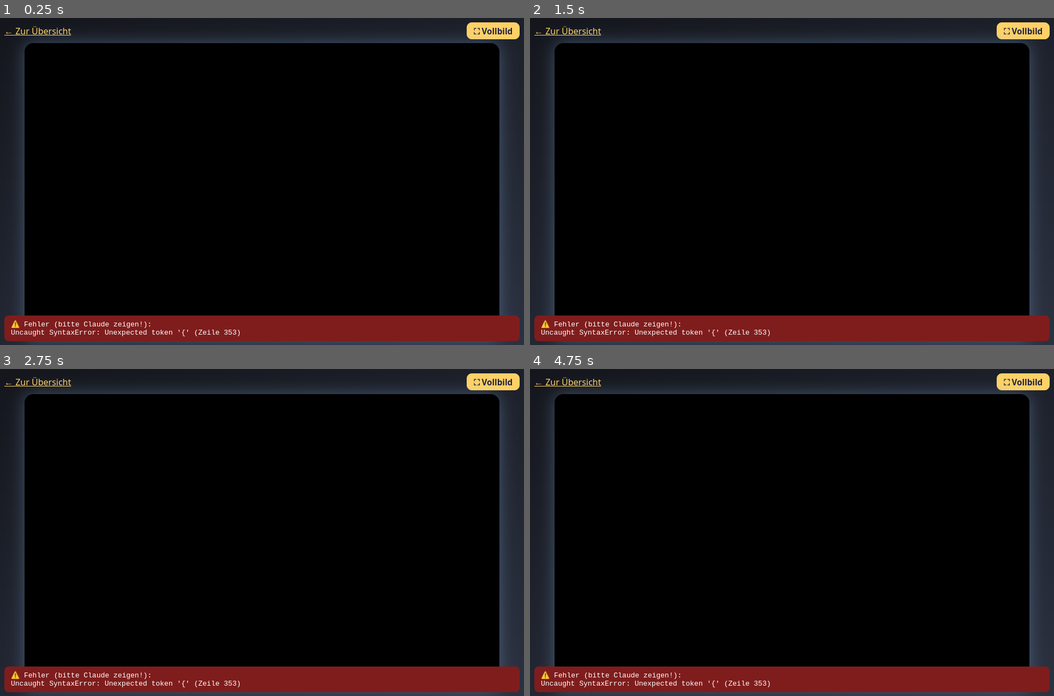
Above: before the commit, frames 1-4 (two rows, left to right).
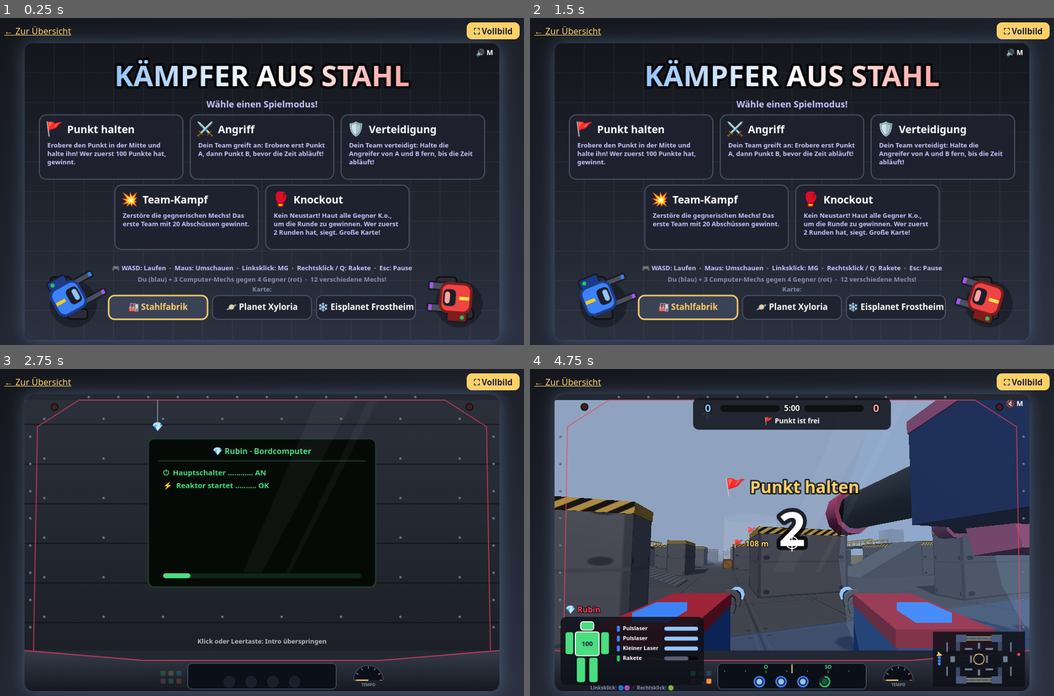
Above: after the commit, the same moments.

Repository: daBONDi/saibot-gamedev
Game: browser game, page spiele/kaempfer/index.html
Two runs of this game, one before a commit and one after it. Both use one fixed random seed, a clock stepped at 60 frames per second and the inputs below.
Inputs (mouse positions are in pixels of both pictures, inside the frame that each line leads up to):
- Up to frame 1 (0.25 s): no input
- Up to frame 2 (1.5 s): click (792, 191) at 0.27 s; click (792, 220) at 1.07 s; tap C at 1.17 s; tap R at 1.37 s
- Up to frame 3 (2.75 s): tap one key every 0.2 s from 1.57 s: A N E Enter M O; click (167, 512) at 1.67 s; click (209, 450) at 1.77 s, where only the run after the commit has a clickable "⚖️ Medium"; press the mouse at (356, 496) at 2.27 s; release the mouse at (262, 483) at 2.4 s
- Up to frame 4 (4.75 s): tap one key every 0.2 s from 2.77 s: I S T Enter B U I L D Enter; click (865, 601) at 2.87 s; click (671, 617) at 3.47 s; press the mouse at (792, 483) at 4.07 s; release the mouse at (744, 646) at 4.2 s; click (933, 555) at 4.67 s

The runs differ from the first frame. In frame 1, 81% of the frame differs, in the area x 0-100%, y 7-99%; in frame 2, 81%; in frame 3, 65%; in frame 4, 82%.
Error before the commit: SyntaxError: Unexpected token '{'

Commit message:
Auto-Save 2026-11-20 18:52

Diff:
--- a/spiele/kaempfer/index.html
+++ b/spiele/kaempfer/index.html
@@ -93,6 +93,6 @@
     addEventListener('unhandledrejection', e => zeigeFehler(String(e.reason && e.reason.stack || e.reason).split('\n').slice(0, 2).join(' ')));
   </script>
   <!-- ?v=... ändern, damit der Browser sicher die neue Version lädt -->
-  <script type="module" src="spiel.js?v=9"></script>
+  <script type="module" src="spiel.js?v=10"></script>
 </body>
 </html>
--- a/spiele/kaempfer/spiel.js
+++ b/spiele/kaempfer/spiel.js
@@ -350,6 +350,7 @@
       { x: 1760, y: 480, w: 80, h: 200, art: 'kristall', auchUnten: true },
       { x: 1780, y: 980, w: 40, h: 40, art: 'stein' },
     ],
+  },
   {
     id: 'eis', name: 'Eisplanet Frostheim', emoji: '❄️',
     links: [
@@ -845,8 +846,10 @@
   for (const m of mechs) { spawnen(m); m.g3 = baueMech(m); szene.add(m.g3.gruppe); }
   baueZiele();
   baueWaffen(meinMech);
-  countdown = 3.99;
+  countdown = 0;
   zustand = 'spiel';
+  if (intro) for (const s of intro.schiffe) szene.remove(s.gruppe);   // Altes Intro wegräumen
+  introStarten();   // 🎬 Erst das Intro, danach der Countdown
   mausFangen();
 }
 
@@ -1536,6 +1539,7 @@
   for (const t of trefferRichtungen) t.t -= dt;
   trefferRichtungen = trefferRichtungen.filter(t => t.t > 0);
   if (zustand !== 'spiel' || pause) return;
+  if (intro) { updateIntro(dt); return; }   // 🎬 Intro läuft
 
   if (countdown > 0) {   // 3 ... 2 ... 1 ... LOS!
     const vorher = Math.ceil(countdown);
@@ -2046,12 +2050,12 @@
   }
   schneeHaufen(g, cx, cz, r.w * 0.7, 14, r.h * 0.7);
 }
-function tanne(g, x, z, groesse) {   // Tannenbaum mit Schnee
+function tanne(g, x, z, groesse, boden = 0) {   // Tannenbaum mit Schnee (boden: steht er auf einem Hügel?)
   const stamm = new THREE.Mesh(new THREE.CylinderGeometry(4 * groesse, 5 * groesse, 20 * groesse, 6), new THREE.MeshStandardMaterial({ color: '#5b3a24' }));
-  stamm.position.set(x, 10 * groesse, z);
+  stamm.position.set(x, boden + 10 * groesse, z);
   g.add(stamm);
   for (let i = 0; i < 3; i++) {
-    const r = (34 - i * 9) * groesse, h = 40 * groesse, y = (26 + i * 26) * groesse;
+    const r = (34 - i * 9) * groesse, h = 40 * groesse, y = boden + (26 + i * 26) * groesse;
     const ast = new THREE.Mesh(new THREE.ConeGeometry(r, h, 7), tanneMat);
     ast.position.set(x, y + h / 2, z);
     ast.castShadow = true;
@@ -2139,8 +2143,6 @@
       g.add(m);
     }
   });
-  // Tannen auf dem Hügel stehen oben drauf
-  g.children.forEach(o => { if (o.userData.aufHuegel) o.position.y += o.userData.aufHuegel; });
 
   // Rand der Arena: Schneewall
   for (let x = 0; x <= WELT_B; x += 90) for (const y of [-40, WELT_H + 40]) schneeHaufen(g, x, y, 60 + z() * 20, 40 + z() * 30, 40);
@@ -2727,6 +2729,235 @@
   waffen.traverse(o => { o.renderOrder = 10; });
 }
 baueWaffen(meinMech);
+
+// =====================================================================
+// ===== 🎬 Das Intro: Mech hochfahren und Abwurf aus dem Raumschiff =====
+// =====================================================================
+// Ablauf (in Sekunden):
+//   0   bis 3.8   Der Pilot fährt den Mech hoch (der Sichtschutz vor dem Fenster ist noch zu)
+//   3.8 bis 4.6   Der Sichtschutz geht auf – du hängst unter einem Raumschiff hoch in der Luft!
+//   4.6 bis 8.6   Das Raumschiff fliegt runter
+//   8.6           RUMMS! Gelandet. Kurz danach gehen die Klammern auf
+//   9.3 bis 12    Das Raumschiff fliegt weg
+// Mit Klick oder Leertaste kann man das Intro überspringen.
+const INTRO = { hochfahren: 3.8, aufgehen: 4.6, landen: 8.6, loslassen: 9.3, ende: 12 };
+const ABWURF_HOEHE = 650;
+let intro = null;
+
+function bootZeilen(typ) {   // Was der Bordcomputer beim Hochfahren anzeigt
+  return [
+    '⏻  Hauptschalter ............ AN',
+    '⚡  Reaktor startet .......... OK',
+    '🔧  Hydraulik ................ OK',
+    '🦿  Beine und Arme ........... OK',
+    `🎯  Waffen-Slots ${typ.slots.map(s => SLOT_ARTEN[s.art].punkt).join('')} ..... OK`,
+    '📡  Funk zum Team ............ OK',
+    '🛡️  Panzerung ............... 100%',
+    `✅  ${typ.name.toUpperCase()} IST BEREIT!`,
+  ];
+}
+
+// Das Raumschiff (vorne ist +x, wie beim Mech). Unten hängen zwei Klammern, die den Mech festhalten.
+const flammenMat = new THREE.MeshBasicMaterial({ color: '#ff9f43', transparent: true, opacity: 0.85, blending: THREE.AdditiveBlending, depthWrite: false });
+const glasMat = new THREE.MeshStandardMaterial({ color: '#7dd3fc', emissive: '#0ea5e9', emissiveIntensity: 0.6, roughness: 0.1, metalness: 0.3 });
+function baueLandeschiff(m) {
+  const T = TEAMS[m.team];
+  const rumpfMat = metall('#9aa3b5'), teamMat = metall(T.farbe), dunkel = metall(T.dunkel);
+  const g = new THREE.Group();
+  // Rumpf, Nase und Cockpit-Fenster
+  g.add(klotz(140, 26, 54, rumpfMat, 0, 13, 0));
+  g.add(klotz(141, 5, 55, teamMat, 0, 18, 0));                        // Streifen in der Team-Farbe
+  g.add(schraeg(klotz(46, 20, 44, rumpfMat, 84, 10, 0), 0.25));      // Nase
+  g.add(schraeg(klotz(28, 6, 34, glasMat, 64, 26, 0), -0.15));       // Cockpit-Fenster
+  g.add(klotz(70, 12, 36, dunkel, -14, 32, 0));                      // Buckel oben
+  g.add(klotz(32, 34, 4, teamMat, -56, 44, 0));                      // Heckflosse
+  // Flügel mit Lichtern an den Spitzen (links rot, rechts grün – wie bei echten Flugzeugen)
+  const lichter = [];
+  for (const s of [-1, 1]) {
+    g.add(klotz(60, 5, 72, rumpfMat, -12, 14, s * 62));
+    g.add(klotz(61, 2, 30, teamMat, -12, 17, s * 80));
+    const l = klotz(7, 5, 7, leucht(s < 0 ? '#ff3b3b' : '#4ade80'), -12, 14, s * 99);
+    g.add(l); lichter.push(l);
+  }
+  // Düsen: zwei zeigen nach unten (zum Schweben), zwei nach hinten (zum Wegfliegen)
+  const flammenUnten = [], flammenHinten = [];
+  for (const s of [-1, 1]) {
+    const d = new THREE.Mesh(new THREE.CylinderGeometry(9, 11, 14, 12), dunkel);
+    d.position.set(-12, 5, s * 62);
+    g.add(d);
+    const f = new THREE.Mesh(new THREE.ConeGeometry(8, 36, 10), flammenMat);
+    f.rotation.x = Math.PI;   // Spitze zeigt nach unten
+    f.position.set(-12, -20, s * 62);
+    g.add(f); flammenUnten.push(f);
+    g.add(rohr(9, 18, dunkel, -78, 14, s * 16));
+    const fh = new THREE.Mesh(new THREE.ConeGeometry(8, 40, 10), flammenMat);
+    fh.rotation.z = Math.PI / 2;   // Spitze zeigt nach hinten
+    fh.position.set(-107, 14, s * 16);
+    g.add(fh); flammenHinten.push(fh);
+  }
+  // Die Klammern, die den Mech halten
+  const klammern = [];
+  for (const s of [-1, 1]) {
+    const k = new THREE.Group();
+    k.position.set(0, 0, s * 20);
+    k.add(klotz(7, 36, 7, dunkel, 0, -18, 0));
+    k.add(klotz(18, 6, 12, teamMat, 0, -36, -s * 3));
+    k.add(klotz(4, 4, 4, leucht('#ffd166'), 0, -8, s * 4));
+    g.add(k); klammern.push({ k, s });
+  }
+  g.traverse(o => { if (o.isMesh && o.material !== flammenMat) o.castShadow = true; });
+  g.scale.setScalar(m.typ.groesse);
+  g.rotation.y = -m.zielWinkel;
+  return { gruppe: g, klammern, flammenUnten, flammenHinten, lichter };
+}
+
+function introStarten() {
+  intro = { t: 0, zeile: -1, schiffe: [], gelandet: false, losgelassen: false, rumpel: 0, zeilen: bootZeilen(spieler.typ) };
+  for (const m of mechs) {
+    const s = baueLandeschiff(m);
+    szene.add(s.gruppe);
+    intro.schiffe.push({ m, ...s, weg: { x: 0, h: 0, v: 0 } });
+  }
+  blick.hoch = 0;
+  introPositionen();
+}
+// Wo sind Mechs und Raumschiffe gerade?
+function introPositionen() {
+  const t = intro.t;
+  const k = begrenzt((t - INTRO.aufgehen) / (INTRO.landen - INTRO.aufgehen), 0, 1);
+  const runter = 1 - Math.pow(1 - k, 3);   // Am Anfang schnell, zum Schluss ganz sanft
+  for (const s of intro.schiffe) {
+    const m = s.m, gr = m.typ.groesse;
+    const boden = standHoehe(m.x, m.y, 0);
+    const schwanken = (1 - k) * Math.sin(t * 1.3 + m.nr) * 6;
+    m.z = boden + ABWURF_HOEHE * (1 - runter);
+    m.vz = 0;
+    // Das Raumschiff: erst direkt über dem Mech, dann fliegt es nach vorne oben weg
+    const vx = Math.cos(m.zielWinkel), vy = Math.sin(m.zielWinkel);
+    const ueber = m.z + 125 * gr + s.weg.h;
+    s.gruppe.position.set(m.x + vx * s.weg.x + schwanken, ueber, m.y + vy * s.weg.x);
+    s.gruppe.rotation.z = Math.min(0.35, s.weg.h / 300);   // Nase hoch beim Wegfliegen
+    // Flammen flackern
+    const flacker = 0.8 + Math.random() * 0.4;
+    for (const f of s.flammenUnten) f.scale.set(1, flacker * (s.weg.v > 0 ? 0.6 : 1.2), 1);
+    for (const f of s.flammenHinten) f.scale.set(1, flacker * (s.weg.v > 0 ? 1.6 : 0.3), 1);
+    for (const l of s.lichter) l.visible = Math.sin(zeit * 6 + m.nr) > 0;
+    // Klammern gehen auf
+    const auf = begrenzt((t - INTRO.landen - 0.3) / 0.4, 0, 1);
+    for (const { k: kl, s: seite } of s.klammern) kl.rotation.x = -seite * auf * 0.9;
+  }
+}
+function updateIntro(dt) {
+  const t0 = intro.t;
+  intro.t += dt;
+  const t = intro.t;
+  // Hochfahren: eine Zeile nach der anderen
+  const zeile = Math.min(intro.zeilen.length - 1, Math.floor(t / (INTRO.hochfahren - 0.3) * intro.zeilen.length));
+  if (zeile !== intro.zeile && t < INTRO.hochfahren) {
+    intro.zeile = zeile;
+    if (zeile === 0) ton(80, 0, 1.2, 'sawtooth', 0.06, 500);   // Wuuuuummm – der Reaktor läuft an
+    else if (zeile === intro.zeilen.length - 1) { ton(660, 0, 0.12, 'square', 0.07); ton(990, 0.13, 0.25, 'square', 0.07); }
+    else ton(880 + zeile * 60, 0, 0.06, 'square', 0.05);
+  }
+  if (t0 < INTRO.hochfahren && t >= INTRO.hochfahren) { rauschen(0, 0.8, 0.08, 1200); ton(200, 0, 0.8, 'sawtooth', 0.04, 90); }   // Sichtschutz fährt hoch
+  // Triebwerke brummen
+  intro.rumpel -= dt;
+  if (intro.rumpel <= 0 && t > INTRO.hochfahren && t < INTRO.ende - 0.5) {
+    intro.rumpel = 0.4;
+    rauschen(0, 0.5, t < INTRO.loslassen ? 0.06 : 0.1, 500);
+  }
+  // Gelandet: RUMMS!
+  if (!intro.gelandet && t >= INTRO.landen) {
+    intro.gelandet = true;
+    wackeln = 9;
+    sound.boom(0.6); sound.schritt(2);
+    const staub = karte.id === 'eis' ? '#ffffff' : karte.id === 'planet' ? '#b9a7d6' : '#9a9a9a';
+    for (const m of mechs) for (let i = 0; i < 14; i++) {
+      const a = i / 14 * Math.PI * 2;
+      partikel.push({ x: m.x + Math.cos(a) * 20, y: m.y + Math.sin(a) * 20, h: m.z + 5, vh: 30 + Math.random() * 40, vx: Math.cos(a) * 160, vy: Math.sin(a) * 160, t: 1.2, max: 1.2, farbe: staub, rauch: true });
+    }
+  }
+  if (!intro.losgelassen && t >= INTRO.landen + 0.3) {   // Klack-klack: die Klammern gehen auf
+    intro.losgelassen = true;
+    ton(300, 0, 0.05, 'square', 0.08); ton(220, 0.12, 0.05, 'square', 0.08);
+  }
+  // Das Raumschiff fliegt weg
+  if (t >= INTRO.loslassen) {
+    if (intro.schiffe[0] && intro.schiffe[0].weg.v === 0) { ton(120, 0, 1.6, 'sawtooth', 0.06, 600); rauschen(0, 1.5, 0.12, 2500); }
+    for (const s of intro.schiffe) {
+      s.weg.v += 500 * dt;
+      s.weg.h += s.weg.v * 0.7 * dt;
+      s.weg.x += s.weg.v * dt;
+    }
+  }
+  // Wohin schaut der Pilot? Erst geradeaus, beim Runterfliegen etwas nach unten, dann dem Raumschiff hinterher
+  const zielHoch = t < INTRO.aufgehen ? 0 : t < INTRO.landen ? -0.22 : t < INTRO.ende - 0.8 ? 0.32 : 0;
+  blick.hoch += (zielHoch - blick.hoch) * Math.min(1, dt * 2.5);
+  blick.links = spieler.zielWinkel;
+  introPositionen();
+  if (t >= INTRO.ende) introBeenden();
+}
+function introBeenden() {
+  if (!intro) return;
+  for (const s of intro.schiffe) szene.remove(s.gruppe);
+  for (const m of mechs) { m.z = standHoehe(m.x, m.y, 0); m.vz = 0; }
+  intro = null;
+  blick.hoch = 0;
+  countdown = 3.99;
+}
+
+// Die Anzeige während des Intros (vorne auf dem HUD)
+function zeichneIntro() {
+  const t = intro.t, typ = spieler.typ;
+  // Der Sichtschutz: Metallplatten vor dem Fenster, die am Ende nach oben fahren
+  const offen = begrenzt((t - INTRO.hochfahren) / (INTRO.aufgehen - INTRO.hochfahren), 0, 1);
+  if (offen < 1) {
+    const y0 = -H * offen * offen;
+    const g = ctx.createLinearGradient(0, y0, 0, y0 + H);
+    g.addColorStop(0, '#2b303b'); g.addColorStop(1, '#1a1d24');
+    ctx.fillStyle = g; ctx.fillRect(0, y0, W, H);
+    ctx.fillStyle = 'rgba(0,0,0,0.35)';
+    for (let y = 60; y < H; y += 80) ctx.fillRect(0, y0 + y, W, 3);   // Fugen zwischen den Platten
+    for (let y = 60; y < H; y += 80) for (let x = 40; x < W; x += 120) niete(x, y0 + y - 10);
+    // Warnstreifen unten am Sichtschutz
+    ctx.save(); ctx.beginPath(); ctx.rect(0, y0 + H - 22, W, 22); ctx.clip();
+    for (let x = -40; x < W + 40; x += 40) {
+      ctx.fillStyle = '#ffd166'; ctx.beginPath();
+      ctx.moveTo(x, y0 + H); ctx.lineTo(x + 20, y0 + H); ctx.lineTo(x + 42, y0 + H - 22); ctx.lineTo(x + 22, y0 + H - 22); ctx.fill();
+    }
+    ctx.restore();
+    // Der Bildschirm des Bordcomputers
+    const bx = W / 2 - 230, by = y0 + 90, bw = 460, bh = 300;
+    ctx.fillStyle = '#050a07'; rr(bx, by, bw, bh, 12); ctx.fill();
+    ctx.strokeStyle = '#1f3d2a'; ctx.lineWidth = 3; ctx.stroke();
+    text(`${typ.emoji} ${typ.name} · Bordcomputer`, W / 2, by + 26, 16, '#4ade80', 'center', false);
+    ctx.fillStyle = '#1f3d2a'; ctx.fillRect(bx + 20, by + 44, bw - 40, 2);
+    for (let i = 0; i <= Math.max(-1, intro.zeile); i++) {
+      const fertig = i === intro.zeilen.length - 1;
+      text(intro.zeilen[i], bx + 30, by + 70 + i * 26, 15, fertig ? '#ffd166' : '#4ade80', 'left', false);
+    }
+    if (Math.sin(t * 12) > 0 && intro.zeile < intro.zeilen.length - 1) {   // Blinkender Cursor
+      ctx.fillStyle = '#4ade80'; ctx.fillRect(bx + 30, by + 62 + (intro.zeile + 1) * 26, 10, 14);
+    }
+    const fortschritt = begrenzt(t / (INTRO.hochfahren - 0.3), 0, 1);
+    balken(bx + 30, by + bh - 28, bw - 60, 10, fortschritt, '#4ade80', '#10261a');
+    if (t > INTRO.hochfahren) text('⚠️ SICHTSCHUTZ ÖFFNET', W / 2, y0 + H - 50, 18, '#ffd166');
+  }
+  // Das Cockpit drumherum (die Lämpchen gehen nach und nach an)
+  zeichneCockpit(begrenzt(t / (INTRO.hochfahren - 0.3), 0, 1));
+  // Texte während des Abwurfs
+  if (t > INTRO.aufgehen) {
+    let info;
+    if (t < INTRO.landen) info = `🚀 Landeanflug ...  Höhe: ${Math.round((spieler.z - standHoehe(spieler.x, spieler.y, 0)) / 10)} m`;
+    else if (t < INTRO.loslassen) info = '🦶 Gelandet! Klammern lösen ...';
+    else info = '👋 Das Raumschiff fliegt weg. Viel Glück, Pilot!';
+    ctx.fillStyle = 'rgba(15,17,24,0.8)'; rr(W / 2 - 230, 40, 460, 58, 12); ctx.fill();
+    text(info, W / 2, 60, 18, '#ffd166', 'center', false);
+    const modusInfo = MODI.find(x => x.id === modus);
+    text(`${karte.emoji} ${karte.name}  ·  ${modusInfo.emoji} ${modusInfo.name}`, W / 2, 84, 13, '#c9c3ff', 'center', false);
+  }
+  text(touchModus ? 'Tippen: Intro überspringen' : 'Klick oder Leertaste: Intro überspringen', W / 2, H - 100, 13, 'rgba(255,255,255,0.7)', 'center', false);
+}
 
 // ----- Zielkreise der Artillerie -----
 // Dein Zielring (zum Anvisieren) und die Kreise, wo gerade Raketen runterkommen
@@ -2886,7 +3117,7 @@
   ctx.fillStyle = '#5b6274'; kreis(x, y, 2.6); ctx.fill();
   ctx.fillStyle = '#9aa3b8'; kreis(x - 0.8, y - 0.8, 1); ctx.fill();
 }
-function zeichneCockpit() {
+function zeichneCockpit(strom = 1) {   // strom: beim Hochfahren gehen die Lämpchen nach und nach an (0 bis 1)
   const m = spieler, typ = m.typ, k = RAHMEN_DICKE[typ.klasse] || 1;
   const wipp = m.laeuft && !m.tot ? Math.abs(Math.sin(m.phase)) * 3 : 0;   // Beim Laufen wackelt alles ein bisschen
   const rahmen = '#232833', rahmenHell = '#353c4b';
@@ -2973,6 +3204,7 @@
   ctx.strokeStyle = '#3d4558'; ctx.lineWidth = 2; ctx.stroke();
   ctx.save();
   ctx.beginPath(); ctx.rect(bx0 + 4, by0 + 2, bw - 8, 18); ctx.clip();
+  if (strom < 0.3) ctx.globalAlpha = 0;   // Kompass geht erst später an
   const richtungen = ['O', 'SO', 'S', 'SW', 'W', 'NW', 'N', 'NO'];
   for (let i = -12; i <= 12; i++) {   // Striche alle 15 Grad, Buchstaben alle 45 Grad
     const grad = Math.round(blick.links / (Math.PI / 12)) + i;
@@ -2983,7 +3215,7 @@
     if (gross) text(richtungen[(((grad / 3) % 8) + 8) % 8], x, by0 + 8, 10, '#4ade80', 'center', false);
   }
   ctx.restore();
-  ctx.fillStyle = '#ffd166'; ctx.fillRect(W / 2 - 1, by0 + 2, 2, 18);
+  if (strom >= 0.3) { ctx.fillStyle = '#ffd166'; ctx.fillRect(W / 2 - 1, by0 + 2, 2, 18); }
   // Ein Lämpchen pro Waffen-Slot: hell = bereit, dunkel = lädt, X = Arm ab
   const n = m.waffen.length, abstand = Math.min(44, (bw - 20) / n);
   m.waffen.forEach((s, i) => {
@@ -2991,6 +3223,7 @@
     const farbe = SLOT_ARTEN[s.art];
     const geht = slotGeht(m, s), bereit = geht && s.pause <= 0;
     ctx.fillStyle = '#1a1f2b'; kreis(x, y, 12); ctx.fill();
+    if (strom < (i + 1) / (n + 2)) return;   // Beim Hochfahren: noch aus
     if (geht) {
       const fertig = bereit ? 1 : 1 - Math.max(0, s.pause) / (s.w.pause * (m.istSpieler ? 1 : BOT_FEUER_LANGSAMER));
       ctx.strokeStyle = farbe.farbe; ctx.lineWidth = 3;
@@ -3010,14 +3243,14 @@
     ctx.strokeStyle = i >= 5 ? '#ff6b6b' : '#8a8f9e'; ctx.lineWidth = 1.5;
     ctx.beginPath(); ctx.moveTo(tx + Math.cos(a) * (tr - 7), ty + Math.sin(a) * (tr - 7)); ctx.lineTo(tx + Math.cos(a) * (tr - 2), ty + Math.sin(a) * (tr - 2)); ctx.stroke();
   }
-  const za = Math.PI + tempo * Math.PI;
+  const za = Math.PI + tempo * Math.PI * Math.min(1, strom * 1.5);
   ctx.strokeStyle = '#ffd166'; ctx.lineWidth = 2.5;
   ctx.beginPath(); ctx.moveTo(tx, ty); ctx.lineTo(tx + Math.cos(za) * (tr - 6), ty + Math.sin(za) * (tr - 6)); ctx.stroke();
   text('TEMPO', tx, ty + 10, 8, '#8a8f9e', 'center', false);
   // Links daneben: kleine Knöpfe, die blinken
   for (let i = 0; i < 6; i++) {
     const x = W / 2 - 200 + (i % 3) * 16, y = H - 36 + Math.floor(i / 3) * 16;
-    const an = Math.sin(zeit * (1.5 + i * 0.7) + i * 2) > 0.2;
+    const an = strom > 0.1 + i * 0.12 && Math.sin(zeit * (1.5 + i * 0.7) + i * 2) > 0.2;
     ctx.fillStyle = ['#4ade80', '#ffd166', '#38bdf8', '#f472b6', '#4ade80', '#fb923c'][i];
     ctx.globalAlpha = an ? 1 : 0.2; rr(x - 5, y - 5, 10, 10, 2); ctx.fill(); ctx.globalAlpha = 1;
   }
@@ -3063,6 +3296,7 @@
   }
 }
 function zeichneHUD() {
+  if (intro) { zeichneIntro(); return; }   // 🎬 Während des Intros nur das Cockpit
   zeichneCockpit();
   zeichneNamen();
   zeichneZielZeichen();
@@ -3615,6 +3849,7 @@
   if (k === 'm') tonAn = !tonAn;
   if (zustand === 'spiel' && k === 'escape' && !pause) { pause = true; if (document.pointerLockElement) document.exitPointerLock(); }
   else if (zustand === 'spiel' && pause && k === 'enter') { zustand = 'titel'; pause = false; if (document.pointerLockElement) document.exitPointerLock(); }
+  else if (zustand === 'spiel' && intro && !pause && (k === ' ' || k === 'enter')) introBeenden();   // Intro überspringen
   else if (zustand === 'ende' && k === 'enter' && zeit - ende.seit > 1) neuesSpiel(modus);
   else if (zustand === 'auswahl' && k === 'escape') zustand = 'titel';
   else if (zustand === 'werkstatt' && k === 'escape') zustand = 'auswahl';
@@ -3635,6 +3870,7 @@
   if (e.pointerType === 'touch') touchModus = true;
   if (!mausGefangen) { const p = punkt(e); maus.x = p.x; maus.y = p.y; }
   if (zustand === 'spiel' && pause && imRechteck(punkt(e), MENUE_KNOPF)) { zustand = 'titel'; pause = false; if (document.pointerLockElement) document.exitPointerLock(); return; }
+  if (zustand === 'spiel' && intro && !pause) { introBeenden(); if (!mausGefangen && e.pointerType !== 'touch') mausFangen(); return; }   // Intro überspringen
   if (e.pointerType === 'touch' && zustand === 'spiel') { touchRunter(e); return; }
   if (zustand === 'titel') {
     for (const k of modusKarten()) if (imRechteck(maus, k)) { gewaehlterModus = k.m.id; zustand = 'auswahl'; return; }
@@ -3663,7 +3899,7 @@
 });
 addEventListener('pointermove', e => {
   if (e.pointerType === 'touch') { touchBewegt(e); return; }
-  if (zustand === 'spiel' && !pause && (mausGefangen || e.buttons)) {
+  if (zustand === 'spiel' && !pause && !intro && (mausGefangen || e.buttons)) {
     blick.links += (e.movementX || 0) * MAUS_EMPFINDLICH;
     blick.hoch = begrenzt(blick.hoch - (e.movementY || 0) * MAUS_EMPFINDLICH, -0.5, 0.4);
   }
@@ -3724,7 +3960,7 @@
     const tot = l < 12;   // Ein bisschen Spielraum in der Mitte
     touch.seite = tot ? 0 : dx / STICK_RADIUS;
     touch.vor = tot ? 0 : -dy / STICK_RADIUS;
-  } else if (f.art === 'blick' || f.art === 'feuer') {
+  } else if ((f.art === 'blick' || f.art === 'feuer') && !intro) {
     blick.links += (p.x - f.lx) * TOUCH_EMPFINDLICH;
     blick.hoch = begrenzt(blick.hoch - (p.y - f.ly) * TOUCH_EMPFINDLICH, -0.5, 0.4);
     f.lx = p.x; f.ly = p.y;
